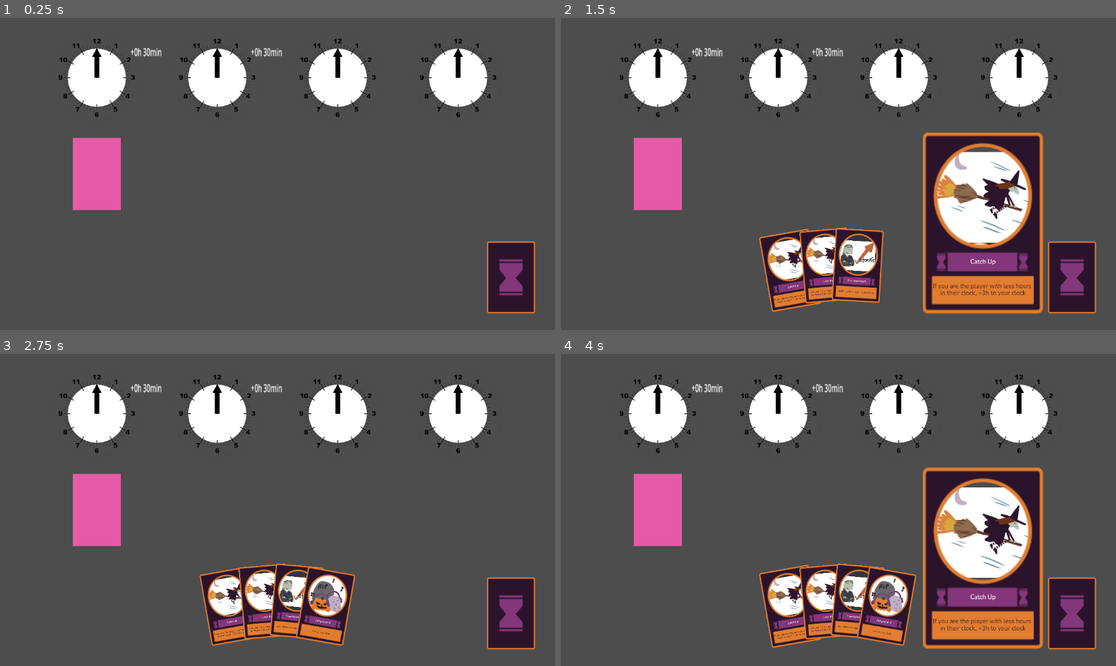
Above: before the commit, frames 1-4 (two rows, left to right).
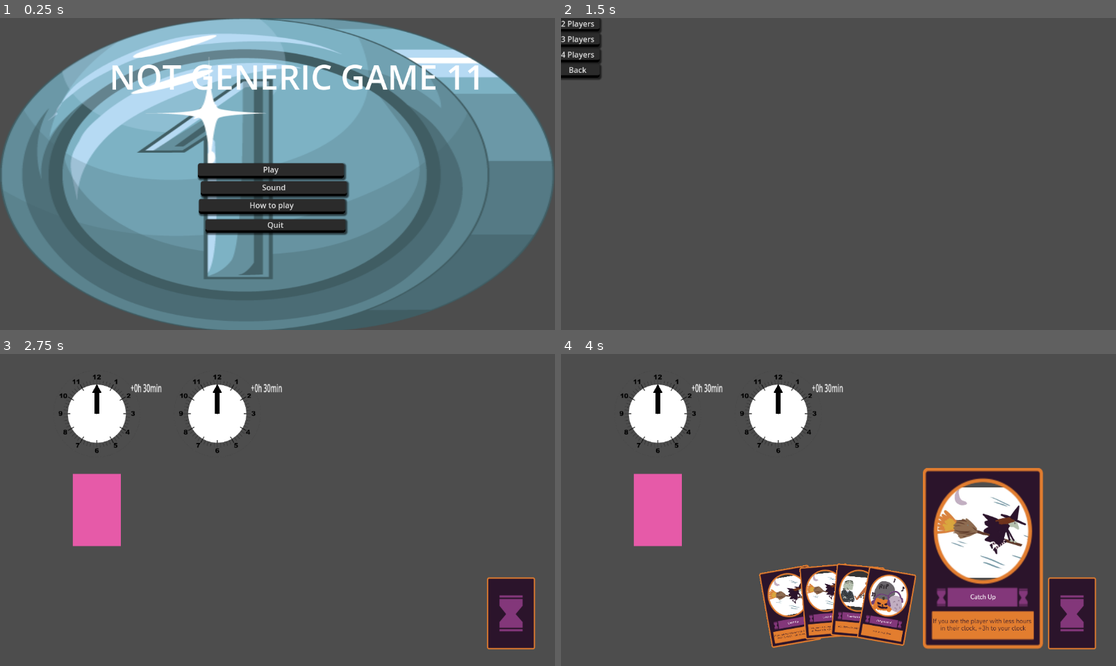
Above: after the commit, the same moments.

Repository: jaoc1811/card-game-jam
Game: Godot game, scene res://scenes/menu.tscn
Two runs of this game, one before a commit and one after it. Both use one fixed random seed, a clock stepped at 60 frames per second and the inputs below. Before the commit the project starts from res://scenes/game.tscn.
Inputs (mouse positions are in pixels of both pictures, inside the frame that each line leads up to):
- Up to frame 1 (0.25 s): no input
- Up to frame 2 (1.5 s): click (832, 170) at 0.5 s, where only the run after the commit has a clickable "Play"; click (788, 270) at 1.27 s
- Up to frame 3 (2.75 s): click (16, 360) at 2 s, where only the run after the commit has a clickable "2 Players"
- Up to frame 4 (4 s): click (788, 606) at 2.77 s; click (788, 606) at 3.52 s

The runs differ from the first frame. In frame 1, 76% of the frame differs, in the area x 0-100%, y 0-100%; in frame 2, 30%; in frame 3, 9.3%; in frame 4, 3.4%.

Commit message:
feat: game_manager is now an autoload, connected menu with game scene

Diff:
--- a/project.godot
+++ b/project.godot
@@ -11,7 +11,7 @@
 [application]
 
 config/name="Card Game Jam"
-run/main_scene="res://scenes/game.tscn"
+run/main_scene="res://scenes/menu.tscn"
 config/features=PackedStringArray("4.3", "GL Compatibility")
 config/icon="res://icon.svg"
 
@@ -22,6 +22,7 @@
 [autoload]
 
 Music="*res://scenes/music.tscn"
+GameManager="*res://scenes/game_manager.tscn"
 
 [display]
 
@@ -29,6 +30,10 @@
 
 [global_group]
 
+player=""
+start_turn_position=""
+end_turn_position=""
+playable_area=""
 deck=""
 
 [input]
--- a/scenes/game.tscn
+++ b/scenes/game.tscn
@@ -1,98 +1,18 @@
-[gd_scene load_steps=11 format=3 uid="uid://ds26kfofiymge"]
+[gd_scene load_steps=7 format=3 uid="uid://ds26kfofiymge"]
 
-[ext_resource type="PackedScene" uid="uid://dqr0duh0wktdr" path="res://scenes/deck.tscn" id="1_3dq6o"]
-[ext_resource type="Script" path="res://scripts/game_manager.gd" id="1_a25bm"]
+[ext_resource type="PackedScene" uid="uid://dqr0duh0wktdr" path="res://scenes/playable_area.tscn" id="1_3dq6o"]
 [ext_resource type="Script" path="res://scripts/hand.gd" id="2_s7kpw"]
-[ext_resource type="AudioStream" uid="uid://bxfbx3bmv78qj" path="res://sounds/card.ogg" id="3_342hj"]
-[ext_resource type="AudioStream" uid="uid://dm4bwtlk67qsb" path="res://sounds/deal_card.wav" id="3_s3hhl"]
 [ext_resource type="Script" path="res://scripts/player.gd" id="4_oiryx"]
-[ext_resource type="AudioStream" uid="uid://iqdglvwgqth2" path="res://sounds/button.ogg" id="4_oiydg"]
 [ext_resource type="PackedScene" uid="uid://cwlhuox3mc4k" path="res://scenes/clock.tscn" id="5_0bued"]
-[ext_resource type="Texture2D" uid="uid://idpwchlq8a0s" path="res://sprites/cards/catch_up_card.png" id="5_68dyi"]
 [ext_resource type="Texture2D" uid="uid://bq86ja46lpgjs" path="res://sprites/cards/back.png" id="6_5yhxc"]
+[ext_resource type="Script" path="res://scripts/game_starter.gd" id="7_6ak3t"]
 
 [node name="Game" type="Node2D"]
-
-[node name="GameManager" type="Node" parent="." node_paths=PackedStringArray("players", "deck_node", "start_turn_position", "end_turn_position")]
-unique_name_in_owner = true
-script = ExtResource("1_a25bm")
-num_of_players = 2
-players = [NodePath("../Player"), NodePath("../Player2")]
-deck_type = {
-"catch_up": 3,
-"hang_around": 2,
-"reverse_flow": 2,
-"robin_hood": 3,
-"time_investment": 3
-}
-deck_node = NodePath("../Deck")
-start_turn_position = NodePath("../StartTurnPosition")
-end_turn_position = NodePath("../EndTurnPosition")
-
-[node name="DealCardSFX" type="AudioStreamPlayer2D" parent="GameManager"]
-stream = ExtResource("3_s3hhl")
-bus = &"SFX"
-
-[node name="TakeCardSFX" type="AudioStreamPlayer2D" parent="GameManager"]
-stream = ExtResource("3_342hj")
-bus = &"SFX"
-
-[node name="ButtonSFX" type="AudioStreamPlayer2D" parent="GameManager"]
-stream = ExtResource("4_oiydg")
-bus = &"SFX"
-
-[node name="Play Button" type="Button" parent="GameManager"]
-process_mode = 4
-visible = false
-offset_left = 49.0
-offset_top = 29.0
-offset_right = 100.0
-offset_bottom = 60.0
-text = "Play"
-
-[node name="Next Player Button" type="Button" parent="GameManager"]
-process_mode = 4
-visible = false
-offset_left = 10.0
-offset_top = 29.0
-offset_right = 108.0
-offset_bottom = 60.0
-text = "Next Player"
-
-[node name="Next Round Button" type="Button" parent="GameManager"]
-process_mode = 4
-visible = false
-offset_left = 10.0
-offset_top = 29.0
-offset_right = 110.0
-offset_bottom = 60.0
-text = "Next Round"
-
-[node name="Win screen" type="Label" parent="GameManager"]
-visible = false
-offset_left = -85.0
-offset_top = -39.0
-offset_right = 87.0
-offset_bottom = 36.0
-text = "Winners:
-Player 1, Player 2,  Player 3"
-horizontal_alignment = 1
-autowrap_mode = 2
-
-[node name="InfoCard" type="Node2D" parent="GameManager"]
-z_index = 5
-position = Vector2(0, 110)
-scale = Vector2(2.5, 2.5)
-
-[node name="Sprite" type="Sprite2D" parent="GameManager/InfoCard"]
-position = Vector2(-5.96046e-08, 0.0600018)
-scale = Vector2(0.0416667, 0.0448214)
-texture = ExtResource("5_68dyi")
 
 [node name="Camera2D" type="Camera2D" parent="."]
 zoom = Vector2(5, 5)
 
-[node name="Deck" type="Node2D" parent="."]
+[node name="Deck" type="Node2D" parent="." groups=["deck"]]
 position = Vector2(97, 43)
 
 [node name="Card back" type="Sprite2D" parent="Deck"]
@@ -100,13 +20,13 @@
 scale = Vector2(0.143, 0.153)
 texture = ExtResource("6_5yhxc")
 
-[node name="StartTurnPosition" type="Node2D" parent="."]
+[node name="StartTurnPosition" type="Node2D" parent="." groups=["start_turn_position"]]
 position = Vector2(140, 0)
 
-[node name="EndTurnPosition" type="Node2D" parent="."]
+[node name="EndTurnPosition" type="Node2D" parent="." groups=["end_turn_position"]]
 position = Vector2(-140, 0)
 
-[node name="Player" type="Node2D" parent="."]
+[node name="Player" type="Node2D" parent="." groups=["player"]]
 script = ExtResource("4_oiryx")
 
 [node name="PlayableArea" parent="Player" instance=ExtResource("1_3dq6o")]
@@ -140,7 +60,7 @@
 scale = Vector2(0.160001, 0.28)
 text = "Round points"
 
-[node name="Player2" type="Node2D" parent="."]
+[node name="Player2" type="Node2D" parent="." groups=["player"]]
 script = ExtResource("4_oiryx")
 
 [node name="PlayableArea" parent="Player2" instance=ExtResource("1_3dq6o")]
@@ -176,7 +96,7 @@
 scale = Vector2(0.160001, 0.28)
 text = "Round points"
 
-[node name="Player3" type="Node2D" parent="."]
+[node name="Player3" type="Node2D" parent="." groups=["player"]]
 script = ExtResource("4_oiryx")
 
 [node name="PlayableArea" parent="Player3" instance=ExtResource("1_3dq6o")]
@@ -195,7 +115,7 @@
 cards_positions = Array[Vector2]([Vector2(-20, 0), Vector2(-5, -2), Vector2(8, -2), Vector2(20, 0)])
 cards_rotations = Array[int]([-10, -5, 5, 10])
 
-[node name="Player4" type="Node2D" parent="."]
+[node name="Player4" type="Node2D" parent="." groups=["player"]]
 script = ExtResource("4_oiryx")
 
 [node name="PlayableArea" parent="Player4" instance=ExtResource("1_3dq6o")]
@@ -214,6 +134,5 @@
 cards_positions = Array[Vector2]([Vector2(-20, 0), Vector2(-5, -2), Vector2(8, -2), Vector2(20, 0)])
 cards_rotations = Array[int]([-10, -5, 5, 10])
 
-[connection signal="pressed" from="GameManager/Play Button" to="GameManager" method="_on_button_pressed"]
-[connection signal="pressed" from="GameManager/Next Player Button" to="GameManager" method="_on_next_player_button_pressed"]
-[connection signal="pressed" from="GameManager/Next Round Button" to="GameManager" method="_on_next_round_button_pressed"]
+[node name="GameStarter" type="Node" parent="."]
+script = ExtResource("7_6ak3t")
--- /dev/null
+++ b/scenes/game_manager.tscn
@@ -0,0 +1,84 @@
+[gd_scene load_steps=6 format=3 uid="uid://bf8efmup4fwkb"]
+
+[ext_resource type="Script" path="res://scripts/game_manager.gd" id="1_faf1t"]
+[ext_resource type="AudioStream" uid="uid://dm4bwtlk67qsb" path="res://sounds/deal_card.wav" id="2_uekps"]
+[ext_resource type="AudioStream" uid="uid://bxfbx3bmv78qj" path="res://sounds/card.ogg" id="3_tus7b"]
+[ext_resource type="AudioStream" uid="uid://iqdglvwgqth2" path="res://sounds/button.ogg" id="4_byr0j"]
+[ext_resource type="Texture2D" uid="uid://idpwchlq8a0s" path="res://sprites/cards/catch_up_card.png" id="5_wyamj"]
+
+[node name="GameManager" type="Node" node_paths=PackedStringArray("players")]
+script = ExtResource("1_faf1t")
+num_of_players = 2
+players = [null, null]
+deck_type = {
+"catch_up": 3,
+"hang_around": 2,
+"reverse_flow": 2,
+"robin_hood": 3,
+"time_investment": 3
+}
+
+[node name="DealCardSFX" type="AudioStreamPlayer2D" parent="."]
+stream = ExtResource("2_uekps")
+bus = &"SFX"
+
+[node name="TakeCardSFX" type="AudioStreamPlayer2D" parent="."]
+stream = ExtResource("3_tus7b")
+bus = &"SFX"
+
+[node name="ButtonSFX" type="AudioStreamPlayer2D" parent="."]
+stream = ExtResource("4_byr0j")
+bus = &"SFX"
+
+[node name="Play Button" type="Button" parent="."]
+process_mode = 4
+visible = false
+offset_left = 49.0
+offset_top = 29.0
+offset_right = 100.0
+offset_bottom = 60.0
+text = "Play"
+
+[node name="Next Player Button" type="Button" parent="."]
+process_mode = 4
+visible = false
+offset_left = 10.0
+offset_top = 29.0
+offset_right = 108.0
+offset_bottom = 60.0
+text = "Next Player"
+
+[node name="Next Round Button" type="Button" parent="."]
+process_mode = 4
+visible = false
+offset_left = 10.0
+offset_top = 29.0
+offset_right = 110.0
+offset_bottom = 60.0
+text = "Next Round"
+
+[node name="Win screen" type="Label" parent="."]
+visible = false
+offset_left = -85.0
+offset_top = -39.0
+offset_right = 87.0
+offset_bottom = 36.0
+text = "Winners:
+Player 1, Player 2,  Player 3"
+horizontal_alignment = 1
+autowrap_mode = 2
+
+[node name="InfoCard" type="Node2D" parent="."]
+visible = false
+z_index = 5
+position = Vector2(0, 110)
+scale = Vector2(2.5, 2.5)
+
+[node name="Sprite" type="Sprite2D" parent="InfoCard"]
+position = Vector2(-5.96046e-08, 0.0600018)
+scale = Vector2(0.0416667, 0.0448214)
+texture = ExtResource("5_wyamj")
+
+[connection signal="pressed" from="Play Button" to="." method="_on_button_pressed"]
+[connection signal="pressed" from="Next Player Button" to="." method="_on_next_player_button_pressed"]
+[connection signal="pressed" from="Next Round Button" to="." method="_on_next_round_button_pressed"]
--- a/scenes/jo.tscn
+++ b/scenes/jo.tscn
@@ -3,7 +3,7 @@
 [ext_resource type="Script" path="res://scripts/hand.gd" id="1_2yb36"]
 [ext_resource type="PackedScene" uid="uid://b4fxyppywr8fx" path="res://scenes/card.tscn" id="1_y21kq"]
 [ext_resource type="AudioStream" uid="uid://dm4bwtlk67qsb" path="res://sounds/deal_card.wav" id="3_5ry3x"]
-[ext_resource type="PackedScene" uid="uid://dqr0duh0wktdr" path="res://scenes/deck.tscn" id="3_ji3t1"]
+[ext_resource type="PackedScene" uid="uid://dqr0duh0wktdr" path="res://scenes/playable_area.tscn" id="3_ji3t1"]
 
 [node name="JO" type="Node2D"]
 
--- a/scenes/deck.tscn
+++ b/scenes/playable_area.tscn
@@ -3,7 +3,7 @@
 [sub_resource type="RectangleShape2D" id="RectangleShape2D_whl0c"]
 size = Vector2(20, 30)
 
-[node name="deck" type="StaticBody2D" groups=["deck"]]
+[node name="playable_area" type="StaticBody2D" groups=["playable_area"]]
 
 [node name="ColorRect" type="ColorRect" parent="."]
 anchors_preset = 8
--- a/scripts/card.gd
+++ b/scripts/card.gd
@@ -1,7 +1,6 @@
 class_name Card
 extends Node2D
 
-@onready var game_manager: Node = %GameManager
 @onready var shadow: Polygon2D = $Shadow
 
 @export var is_hovering = false
@@ -26,9 +25,9 @@
 
 func _on_button_button_down() -> void:
 	if is_draggable:
-		game_manager.take_card_sfx.play()
+		GameManager.take_card_sfx.play()
 		is_dragging = true
-		game_manager.show_play_button = false
+		GameManager.show_play_button = false
 		offset = get_global_mouse_position() - position
 		var tween = get_tree().create_tween()
 		self.z_index = 1
@@ -38,43 +37,43 @@
 
 func _on_button_button_up() -> void:
 	if is_dragging:
-		game_manager.take_card_sfx.play()
+		GameManager.take_card_sfx.play()
 		is_dragging = false
 		var tween = get_tree().create_tween()
 		self.z_index = 0
 		tween.tween_property(shadow, "position", Vector2(0, 0), 0.1).set_ease(Tween.EASE_OUT)
 		if is_inside_playable_area and playable_area.get_meta("card", null):
 			tween.tween_property(self, "global_position", playable_area.position, 0.1).set_ease(Tween.EASE_OUT)
-			game_manager.show_play_button = true
-			game_manager.selected_card_index = get_parent().cards.find(self)
+			GameManager.show_play_button = true
+			GameManager.selected_card_index = get_parent().cards.find(self)
 		else:
 			if playable_area and playable_area.get_meta("card", null) == null:
-				game_manager.show_play_button = false
+				GameManager.show_play_button = false
 			else:
-				game_manager.show_play_button = true
+				GameManager.show_play_button = true
 			tween.tween_property(self, "position", slot_position, 0.1).set_ease(Tween.EASE_OUT)
 			tween.tween_property(self, "rotation_degrees", slot_rotation, 0.1).set_ease(Tween.EASE_OUT)
 
 
 func _on_button_mouse_entered() -> void:
 	is_hovering = true
-	game_manager.hovering_card_index = get_parent().cards.find(self)
+	GameManager.hovering_card_index = get_parent().cards.find(self)
 
 
 func _on_button_mouse_exited() -> void:
-	game_manager.hovering_card_index = -1
+	GameManager.hovering_card_index = -1
 	is_hovering = false
 
 
 func _on_area_2d_body_entered(body: Node2D) -> void:
-	if body.is_in_group("deck") and body.get_meta("card", null) == null:
+	if body.is_in_group("playable_area") and body.get_meta("card", null) == null:
 		body.set_meta("card", self)
 		is_inside_playable_area = true
 		playable_area = body
 
 
 func _on_area_2d_body_exited(body: Node2D) -> void:
-	if body.is_in_group("deck"):
+	if body.is_in_group("playable_area"):
 		if body.get_meta("card", null) == self:
 			body.set_meta("card", null)
 		is_inside_playable_area = false
--- a/scripts/catch_up.gd
+++ b/scripts/catch_up.gd
@@ -4,9 +4,9 @@
 
 func play(player_position: int):
 	## If the player's score is lower or equal than all other players, add 3 hours
-	var score = game_manager.players[player_position].clock
+	var score = GameManager.players[player_position].clock
 	var lowest = true
-	for player in game_manager.players:
+	for player in GameManager.players:
 		if player.clock < score:
 			lowest = false
 			break
--- a/scripts/game_manager.gd
+++ b/scripts/game_manager.gd
@@ -8,6 +8,8 @@
 var can_play: bool = false
 
 # Gameloop
+var ready_to_start_game: bool = false
+var game_started: bool = false
 var new_turn: bool = true
 var show_play_button: bool = false
 @onready var play_button: Button = $"Play Button"
@@ -69,8 +71,12 @@
 		print("reverse flow ", reverse_flow)
 
 
-# Called when the node enters the scene tree for the first time.
-func _ready() -> void:
+func start_game() -> void:
+	players = get_tree().get_nodes_in_group("player")
+	deck_node = get_tree().get_first_node_in_group("deck")
+	start_turn_position = get_tree().get_first_node_in_group("start_turn_position")
+	end_turn_position = get_tree().get_first_node_in_group("end_turn_position")
+
 	for i in len(players)-num_of_players:
 		var player = players.pop_back()
 		player.queue_free()
@@ -89,6 +95,8 @@
 
 	# Create & shuffle deck
 	create_deck()
+	game_started = true
+	self.get_node("InfoCard").show()
 
 
 func create_deck() -> void:
@@ -126,7 +134,7 @@
 		card_front_sprite.texture = card_type_sprites[next_card_type]
 		card_front_sprite.show()
 		next_card.playable_area = playable_areas[player_position]
-		next_card.game_manager = self
+		#next_card.game_manager = self
 		next_card.shadow = next_card.get_node("Shadow")
 
 		await hand.deal_card(card_index)
@@ -290,6 +298,13 @@
 	tween.tween_property(info_card, "position", Vector2(info_card.position.x, 110), 0.1).set_ease(Tween.EASE_OUT)
 
 func _process(delta: float) -> void:
+	if ready_to_start_game:
+		ready_to_start_game = false
+		start_game()
+
+	if !game_started:
+		return
+
 	if not win:
 		if new_turn:
 			new_turn = false
--- /dev/null
+++ b/scripts/game_starter.gd
@@ -0,0 +1,5 @@
+extends Node
+
+# Called when the node enters the scene tree for the first time.
+func _ready() -> void:
+	GameManager.ready_to_start_game = true
--- a/scripts/hand.gd
+++ b/scripts/hand.gd
@@ -1,6 +1,5 @@
 extends Node2D
 
-@onready var game_manager: Node = %GameManager
 @export var cards: Array[Node2D] = []
 @export var cards_positions: Array[Vector2]
 @export var cards_rotations: Array[int]
@@ -15,7 +14,7 @@
 
 
 func set_card_position_and_rotation(card: Node2D, position: Vector2, rotation: int):
-	game_manager.deal_card_sfx.play()
+	GameManager.deal_card_sfx.play()
 	await get_tree().create_timer(0.1).timeout
 	var tween = get_tree().create_tween()
 	tween.tween_property(card, "position", position, 0.1).set_ease(Tween.EASE_OUT)
@@ -24,7 +23,7 @@
 
 func start_turn():
 	for card in cards:
-		card.position = game_manager.start_turn_position.position
+		card.position = GameManager.start_turn_position.position
 	for card_index in len(cards):
 		await deal_card(card_index)
 
@@ -34,7 +33,7 @@
 	remove_child(card_played)
 	# Animation
 	for card_index in len(cards):
-		await set_card_position_and_rotation(cards[card_index], game_manager.end_turn_position.position, 0)
+		await set_card_position_and_rotation(cards[card_index], GameManager.end_turn_position.position, 0)
 
 	return card_played
 #
--- a/scripts/player_selection.gd
+++ b/scripts/player_selection.gd
@@ -1,21 +1,16 @@
 extends Control
 
 func _on_2_players_pressed() -> void:
-	print('xD1')
-	pass # Replace with function body.
-
+	GameManager.num_of_players = 2
+	get_tree().change_scene_to_file('res://scenes/game.tscn')
 
 func _on_3_players_pressed() -> void:
-	print('xD2')
-	pass # Replace with function body.
-
+	GameManager.num_of_players = 3
+	get_tree().change_scene_to_file('res://scenes/game.tscn')
 
 func _on_4_players_pressed() -> void:
-	print('xD3')
-
-	pass # Replace with function body.
-
+	GameManager.num_of_players = 4
+	get_tree().change_scene_to_file('res://scenes/game.tscn')
 
 func _on_back_pressed() -> void:
-	print('xD4')
 	get_tree().change_scene_to_file('res://scenes/menu.tscn')
--- a/scripts/reverse_flow.gd
+++ b/scripts/reverse_flow.gd
@@ -3,8 +3,8 @@
 
 func play(player_position: int):
 	## This round, reverse all scores
-	game_manager.reverse_flow *= -1
-	for player in game_manager.players:
-		player.round_points *= game_manager.reverse_flow
+	GameManager.reverse_flow *= -1
+	for player in GameManager.players:
+		player.round_points *= GameManager.reverse_flow
 
 	return {}
--- a/scripts/robin_hood.gd
+++ b/scripts/robin_hood.gd
@@ -9,13 +9,13 @@
 	var max_hours = 0
 
 	# Get max hours
-	for player in game_manager.players:
+	for player in GameManager.players:
 		if player.clock > max_hours:
 			max_hours = player.clock
 
 	# Get players with max hours
-	for player_pos in len(game_manager.players):
-		if (game_manager.players[player_pos].clock == max_hours
+	for player_pos in len(GameManager.players):
+		if (GameManager.players[player_pos].clock == max_hours
 			and player_pos != player_position):
 			max_hours_players.append(player_pos)
 
--- a/scripts/time_loan.gd
+++ b/scripts/time_loan.gd
@@ -7,7 +7,7 @@
 	#game_manager.players[player_position].passive_clock -= 15
 	#game_manager.players[player_position].round_points += 240 * game_manager.reverse_flow
 
-	if game_manager.players[player_position].passive_clock <= 15:
+	if GameManager.players[player_position].passive_clock <= 15:
 		return {
 			player_position: {
 				"passive_clock": 0,
Not shown: 1 places in scenes/menu.tscn that only renumber resources
